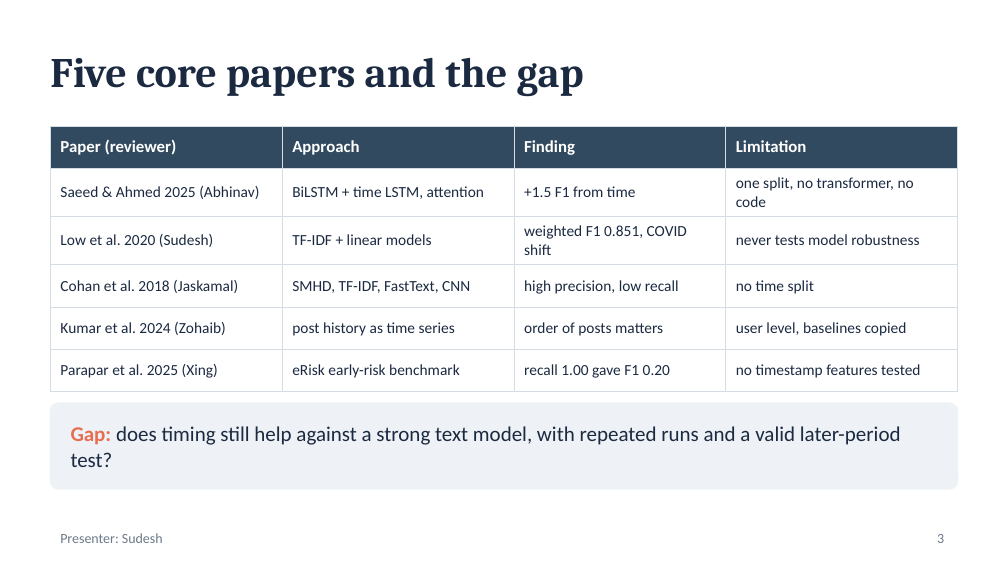
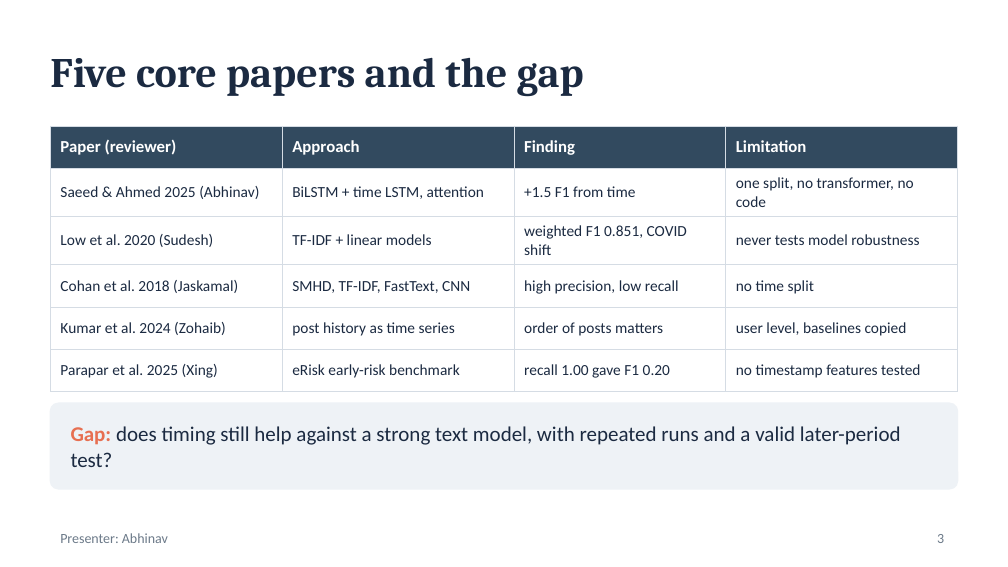
Before and after one commit to Abhinavxox/reddit-mental-health-timing, a slide deck: slide 3 of slides/Phase1_Timing_Matters.pptx. Drawn at 1008x567 pixels with LibreOffice and Linux fonts; fonts in the diff are those of the drawing. Boxes give left, top, right and bottom in pixels: in the first picture for what was removed or moved away, otherwise in the second. Text is boxed around its words. In the diff, an @@ line names an element or a change of style, - is before the commit and + after.

```diff
--- a/slides/Phase1_Timing_Matters.pptx
+++ b/slides/Phase1_Timing_Matters.pptx
@@ text at bbox=[60, 533, 168, 543]: text changed @@
-Presenter: Sudesh
+Presenter: Abhinav
```
Also in this commit, not shown: 3 other slides changed, 5 other files.
